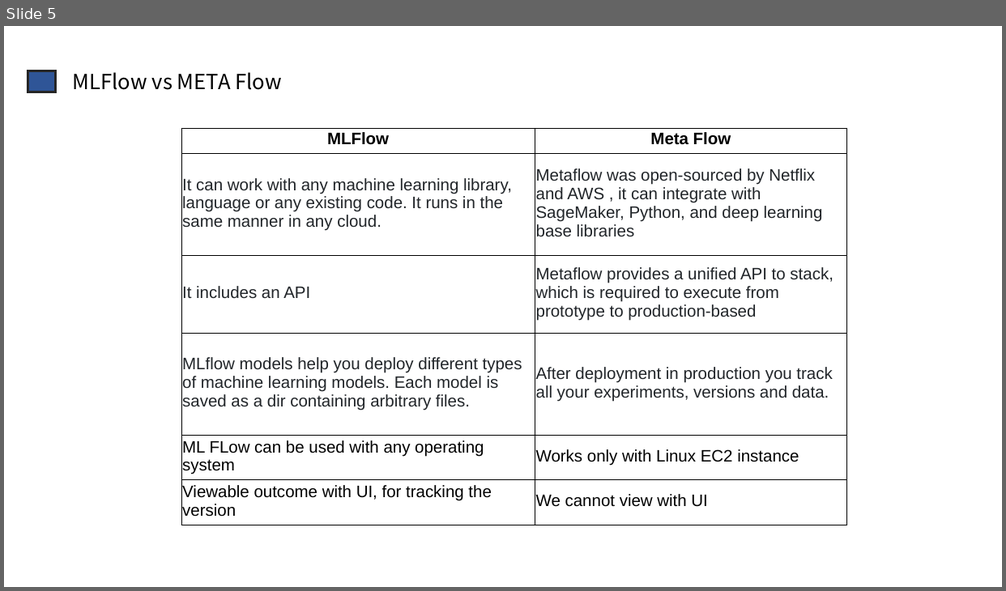
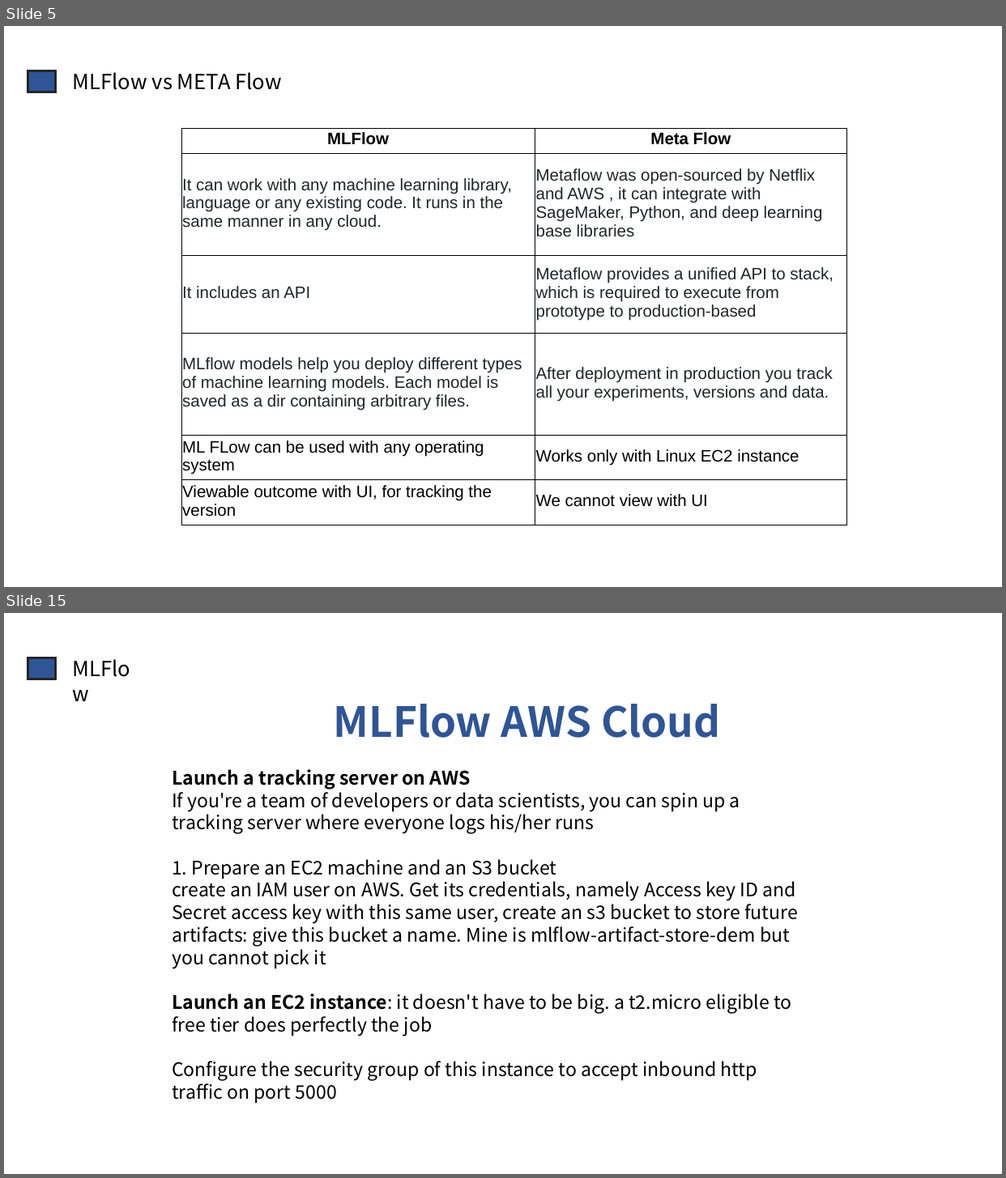
Before and after one commit to Meghashyamt/MLFlow, a slide deck: MFlow.pptx. Shown one above the other, each under a label of ours: slide 5 before the commit, slides 5 and 15 after it; the slides between them are not shown. The pictures are 1006x591 and 1006x1178 pixels, drawn with LibreOffice and Linux fonts; fonts in the diff are those of the drawing. Boxes give left, top, right and bottom in pixels: in the first picture for what was removed or moved away, otherwise in the second. Text is boxed around its words. In the diff, an @@ line names an element or a change of style, - is before the commit and + after.

```diff
--- a/MFlow.pptx
+++ b/MFlow.pptx
@@ slide 15 added at bbox=[4, 613, 1002, 1174], background #FFFFFF @@
@@ rectangle added at bbox=[28, 658, 56, 679], fill #2F5597, outline #262626 2.25 pt @@
@@ text added at bbox=[66, 652, 153, 685], 20 pt, text #000000 @@
+MLFlow
@@ text added at bbox=[334, 704, 721, 738], 40 pt, text #2F5597, bold @@
+MLFlow AWS Cloud
@@ text added at bbox=[172, 769, 798, 1104], 18 pt, text #000000 @@
+Launch a tracking server on AWS
+If you're a team of developers or data scientists, you can spin up a tracking server where everyone logs his/her runs
+1. Prepare an EC2 machine and an S3 bucket
+create an IAM user on AWS. Get its credentials, namely Access key ID and Secret access key with this same user, create an s3 bucket to store future artifacts: give this bucket a name. Mine is mlflow-artifact-store-dem but you cannot pick it
+Launch an EC2 instance: it doesn't have to be big. a t2.micro eligible to free tier does perfectly the job
+Configure the security group of this instance to accept inbound http traffic on port 5000
```
Also in this commit, not shown: 1 slide changed, 11 other slides added, 1 slide removed, 1 other file.
